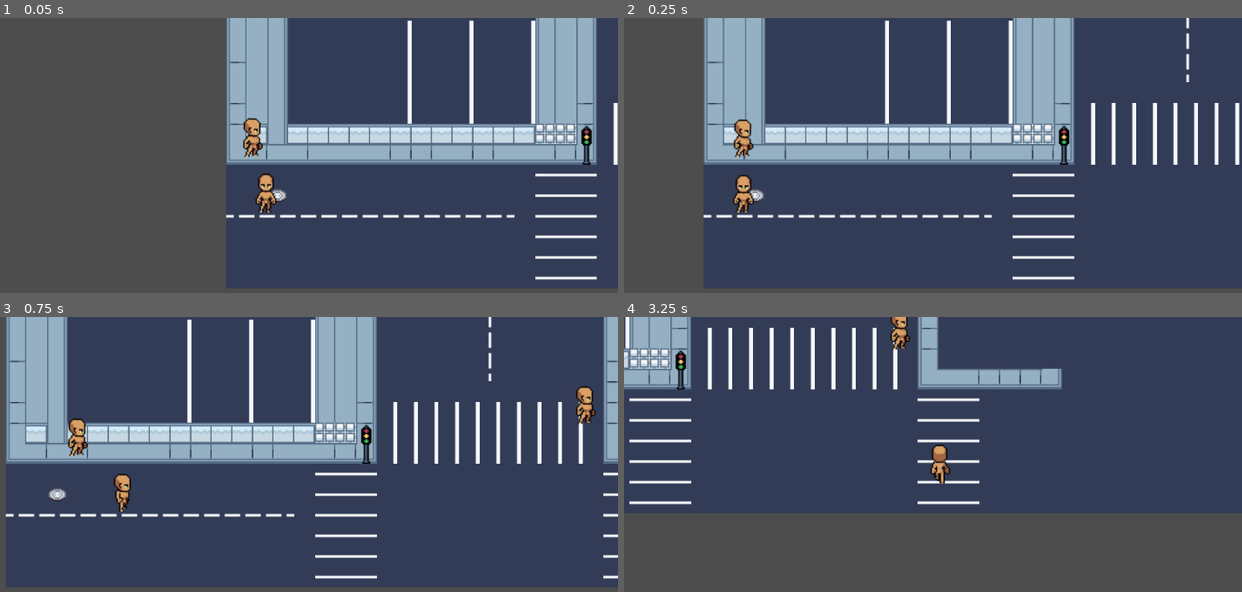
Above: before the commit, frames 1-4 (two rows, left to right).
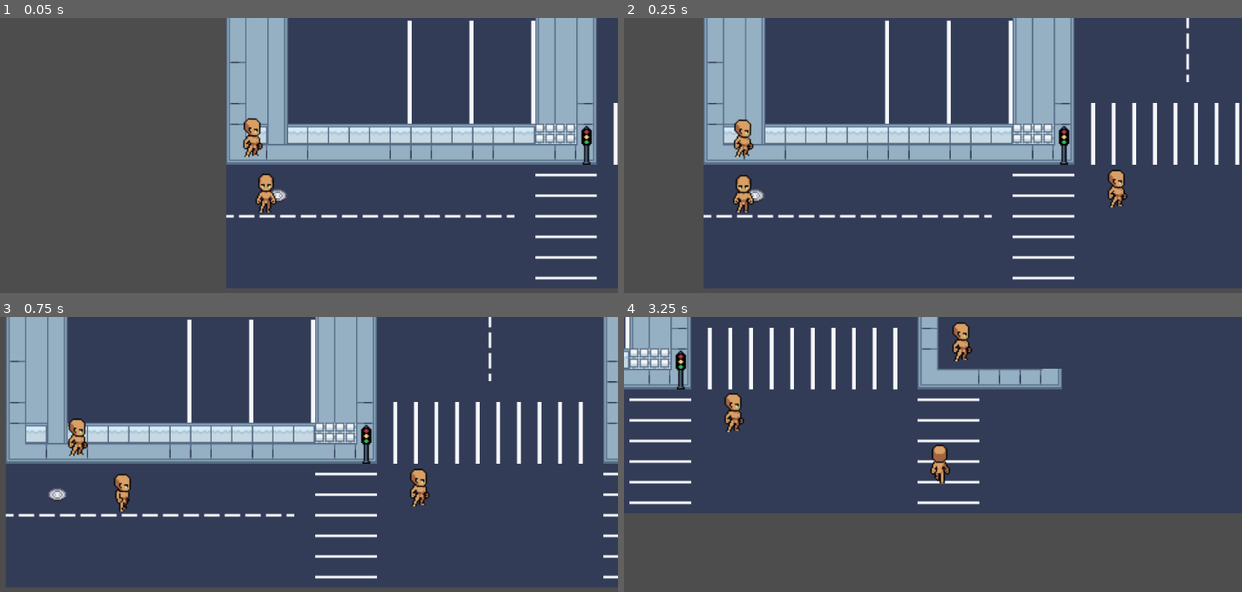
Above: after the commit, the same moments.

Repository: hoaxnt/envelhope-beta
Game: Godot game, scene res://Scenes/main_menu.tscn
Two runs of this game, one before a commit and one after it. Both use one fixed random seed, a clock stepped at 60 frames per second and the inputs below.
Inputs:
- Up to frame 1 (0.05 s): no input
- Up to frame 2 (0.25 s): no input
- Up to frame 3 (0.75 s): hold D from 0.53 s (still down); hold Shift from 0.53 s (still down)
- Up to frame 4 (3.25 s): release D at 1.28 s; release Shift at 1.28 s; hold S 1.28-2.03 s; tap Shift at 1.35, 2.85 s; hold D 2.03-2.78 s; hold Shift 2.03-2.78 s; hold W from 2.78 s (still down)

Frame 1 is identical in both runs. In frame 2, 0.3% of the frame differs, in the area x 78-82%, y 55-70%; in frame 3, 0.7%; in frame 4, 1.0%, in the area x 16-57%, y 0-42%.

Commit message:
minor fixes

Diff:
--- a/Scenes/chapters/chapter_2.tscn
+++ b/Scenes/chapters/chapter_2.tscn
@@ -6,6 +6,7 @@
 [ext_resource type="PackedScene" uid="uid://roh6nuojjp2y" path="res://scenes/characters/npc_plaza/fruit_vendor.tscn" id="3_sa0bh"]
 [ext_resource type="PackedScene" uid="uid://cp647drb6trig" path="res://scenes/characters/npc_plaza/street_performer.tscn" id="5_g2xa2"]
 [ext_resource type="PackedScene" uid="uid://7ig7qjivgr7b" path="res://scenes/characters/npc_plaza/guard.tscn" id="6_2w64o"]
+[ext_resource type="PackedScene" uid="uid://dmwar6r6bslj7" path="res://scenes/characters/npc_plaza/blind_vendor.tscn" id="7_165o0"]
 
 [sub_resource type="Curve2D" id="Curve2D_g2xa2"]
 _data = {
@@ -44,6 +45,10 @@
 rotation = 0.0217357
 
 [node name="StreetPerformer" parent="." instance=ExtResource("5_g2xa2")]
-position = Vector2(450, 593)
+position = Vector2(498, 602)
 
 [node name="Guard" parent="." instance=ExtResource("6_2w64o")]
+position = Vector2(263, 479)
+
+[node name="BlindVendor" parent="." instance=ExtResource("7_165o0")]
+position = Vector2(321, 657)
Not shown: 1 places in Scenes/chapters/chapter_2.tscn that only renumber resources
